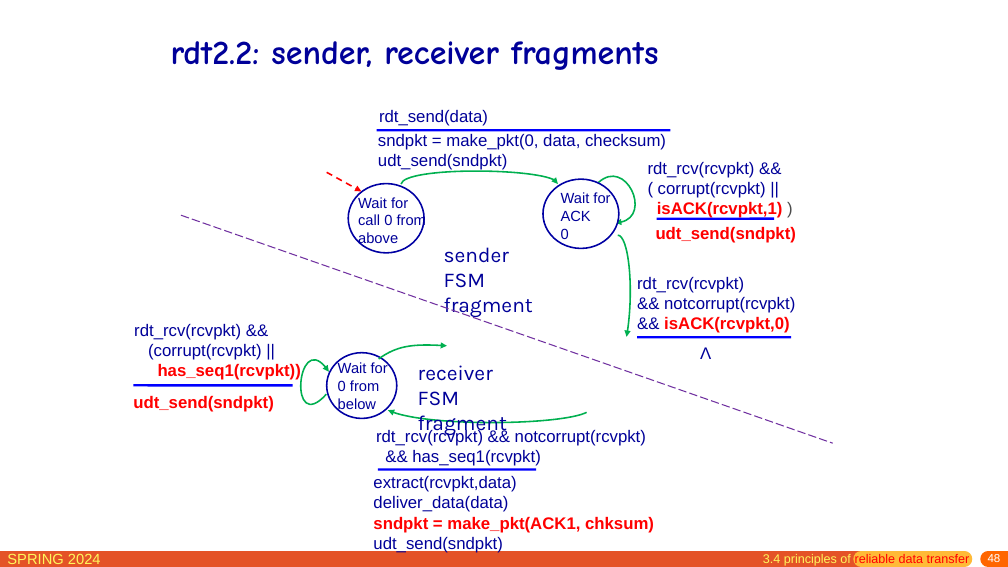
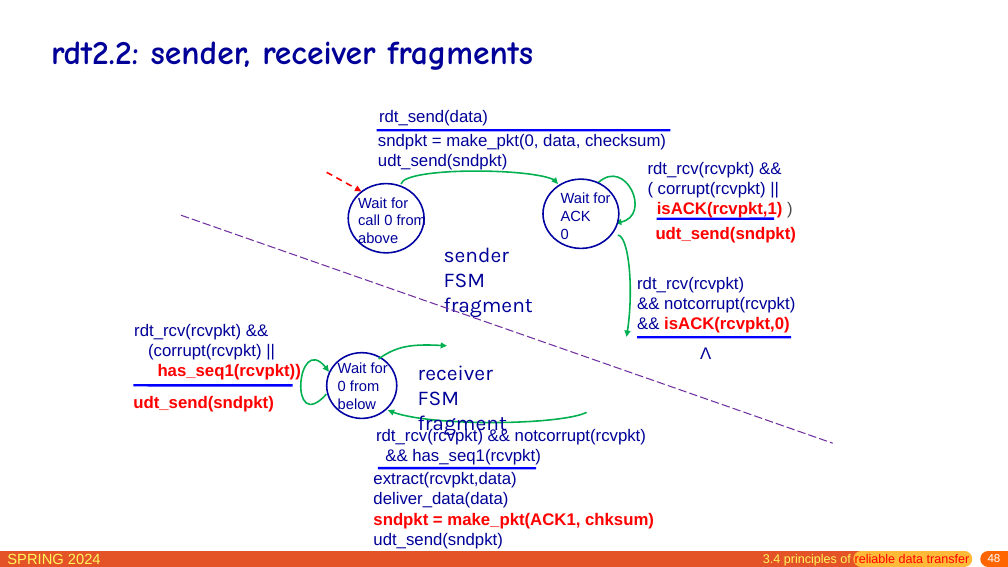
Before and after one commit to network-whu/slides, a slide deck: slide 48 of pptx/chapter3.pptx. Drawn at 1008x567 pixels with LibreOffice and Linux fonts; fonts in the diff are those of the drawing. Boxes give left, top, right and bottom in pixels: in the first picture for what was removed or moved away, otherwise in the second. Text is boxed around its words. In the diff, an @@ line names an element or a change of style, - is before the commit and + after.

```diff
--- a/pptx/chapter3.pptx
+++ b/pptx/chapter3.pptx
@@ title "rdt2.2: sender, receiver fragments": place and size @@
-title "rdt2.2: sender, receiver fragments" at (171,41,658,70)
+title "rdt2.2: sender, receiver fragments" at (51,41,534,70)
@@ title "rdt2.2: sender, receiver fragments" at (51,41,534,70): size 32.4 to 32 pt @@
@@ text "extract(rcvpkt,data)": place and size @@
-text "extract(rcvpkt,data)" at (373,476,654,553)
+text "extract(rcvpkt,data)" at (373,472,654,549)
```
Also in this commit, not shown: 38 other slides changed.
